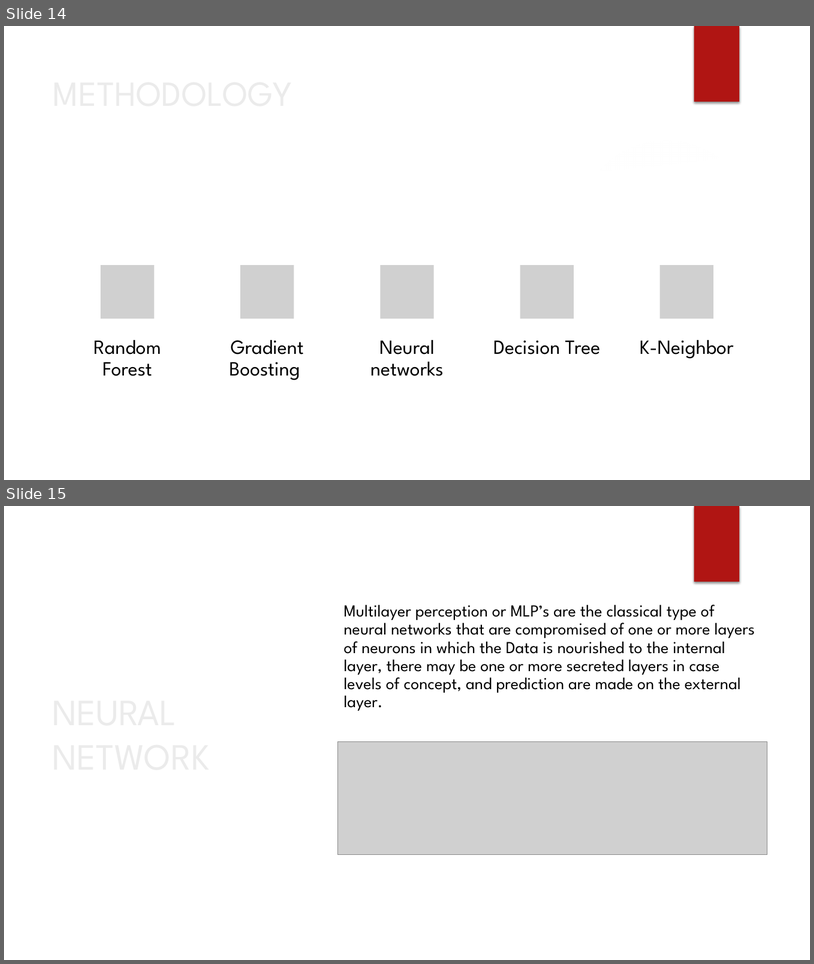
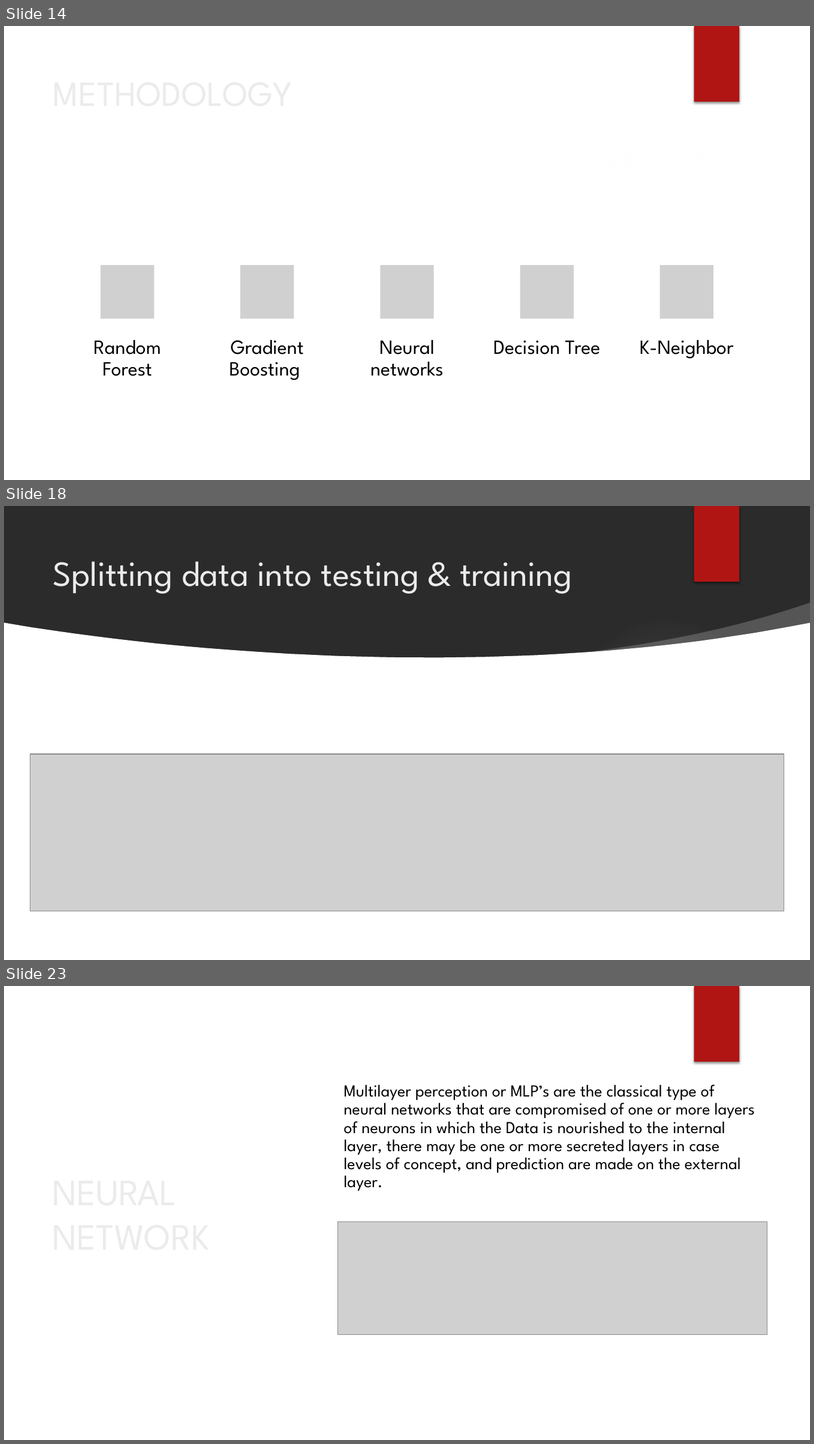
Before and after one commit to varinderjit123/LOS, a slide deck: LOS_Presentation.pptx. Shown one above the other, each under a label of ours: slides 14 and 15 before the commit, slides 14, 18 and 23 after it; the slides between them are not shown. The pictures are 814x964 and 814x1444 pixels, drawn with LibreOffice and Linux fonts; fonts in the diff are those of the drawing; grey boxes stand for pictures; background and template pictures are left out; a plain dark background stands for a picture behind light text. Boxes give left, top, right and bottom in pixels: in the first picture for what was removed or moved away, otherwise in the second. Text is boxed around its words. In the diff, an @@ line names an element or a change of style, - is before the commit and + after.

```diff
--- a/LOS_Presentation.pptx
+++ b/LOS_Presentation.pptx
@@ slide 18 added at [4,506,810,960], background picture (left out); not listed: 1 template element that a slide beside it also shows @@
@@ rectangle added at [694,506,740,582], fill #B01513 @@
@@ title added at [53,561,573,594], 42 pt, text #EBEBEB @@
+Splitting data into testing & training
@@ freeform shape added at [581,603,810,657], fill #FFFFFF at 20% opacity @@
@@ freeform shape added at [4,623,810,960], fill #FFFFFF @@
@@ picture added at [30,754,785,911] @@
@@ what was slide 15 is now slide 23 @@
```
Also in this commit, not shown: 2 slides changed, 7 other slides added.
